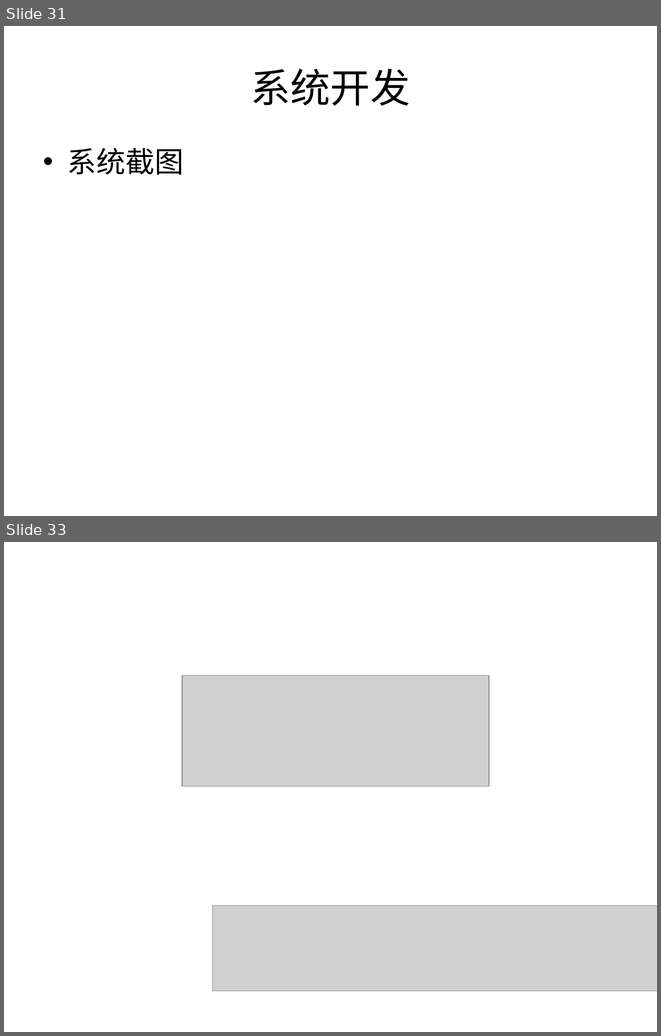
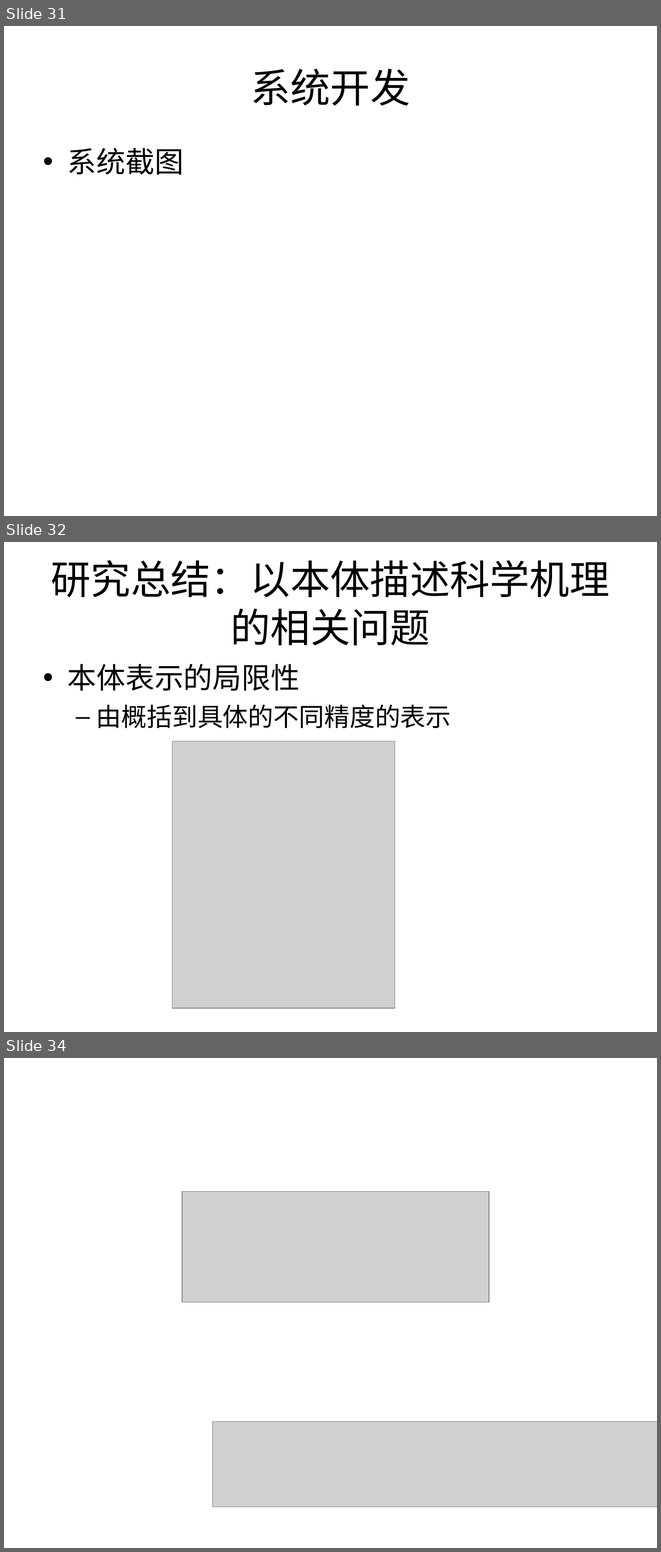
Before and after one commit to Nookleptia/qianmen3d, a slide deck: 毕设文件/毕设提纲.ppt. Shown one above the other, each under a label of ours: slides 31 and 33 before the commit, slides 31, 32 and 34 after it; the slides between them are not shown. The pictures are 661x1036 and 661x1552 pixels, drawn with LibreOffice and Linux fonts; fonts in the diff are those of the drawing; grey boxes stand for pictures. Boxes give left, top, right and bottom in pixels: in the first picture for what was removed or moved away, otherwise in the second. Text is boxed around its words. In the diff, an @@ line names an element or a change of style, - is before the commit and + after.

```diff
--- a/毕设文件/毕设提纲.ppt
+++ b/毕设文件/毕设提纲.ppt
@@ slide 32 added at box(4, 542, 657, 1032), background #FFFFFF @@
@@ title added at box(51, 560, 610, 645), 44 pt, text #000000 @@
+研究总结：以本体描述科学机理的相关问题
@@ text added at box(68, 664, 451, 728), 28 pt, text #000000 @@
+• 本体表示的局限性
+  – 由概括到具体的不同精度的表示
@@ picture added at box(173, 741, 395, 1008) @@
@@ what was slide 33 is now slide 34 @@
```
Also in this commit, not shown: 1 slide changed, 2 other files.
